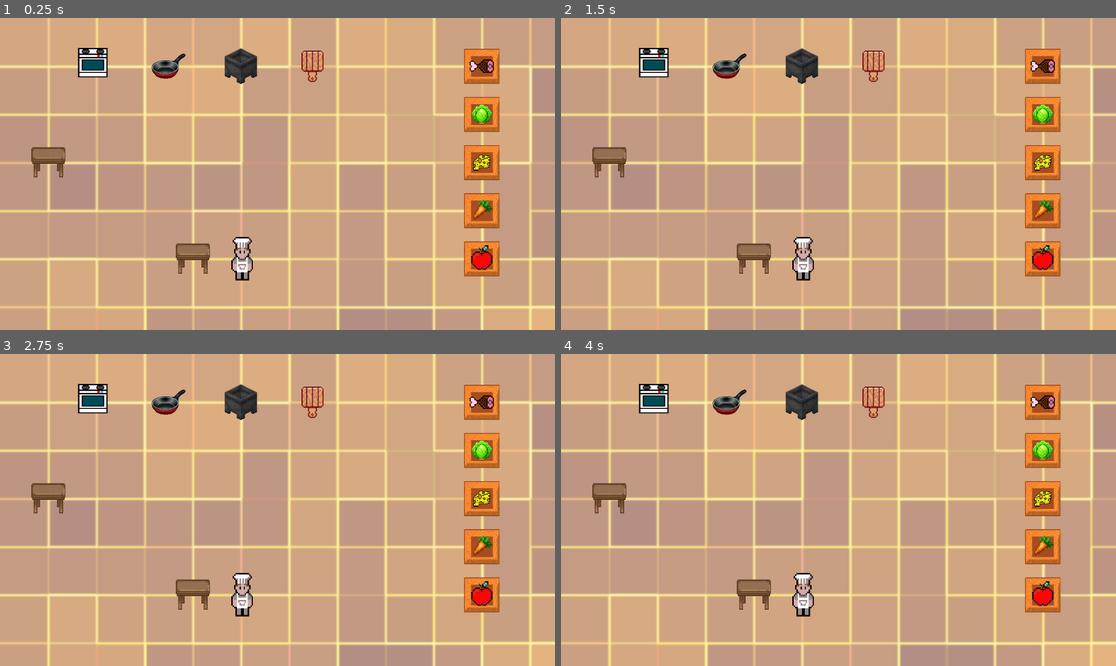
Above: before the commit, frames 1-4 (two rows, left to right).
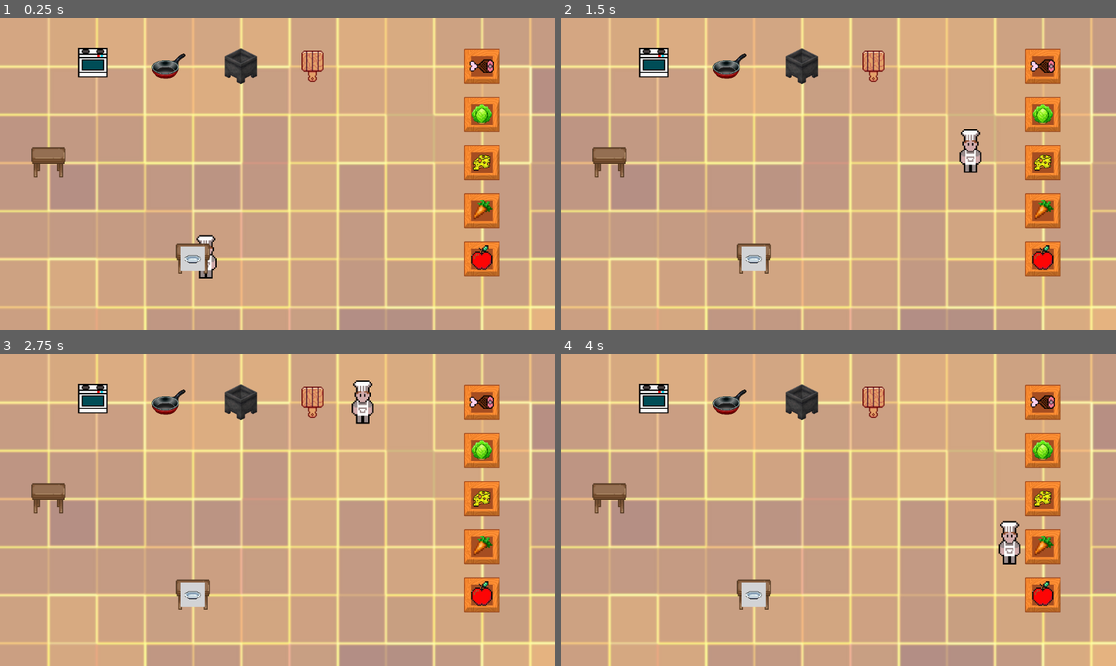
Above: after the commit, the same moments.

Repository: Wakeless-Ry/Overcooked-minimaliste
Game: Godot game, scene res://world.tscn
Two runs of this game, one before a commit and one after it. Both use one fixed random seed, a clock stepped at 60 frames per second and the inputs below.
Inputs:
- Up to frame 1 (0.25 s): no input
- Up to frame 2 (1.5 s): no input
- Up to frame 3 (2.75 s): no input
- Up to frame 4 (4 s): no input

The runs differ from the first frame. In frame 1, 1.0% of the frame differs, in the area x 32-46%, y 69-85%; in frame 2, 1.2%, in the area x 32-76%, y 35-85%; in frame 3, 1.2%; in frame 4, 1.2%.
Error before the commit: Invalid access to property or key 'arbre' on a base object of type 'Dictionary'. (res://cook.gd:40)

Commit message:
The cook cooks the burger in the kitchen

Diff:
--- a/cook.gd
+++ b/cook.gd
@@ -1,6 +1,6 @@
 extends Node2D
 
-@export var speed = 200  # Movement speed in pixels per second
+@export var speed = 5000  # Movement speed in pixels per second
 var instructions = []
 var target_ingr = null
 var state
@@ -9,6 +9,7 @@
 var kitchen
 var inventory
 var recipe
+var recipe_name
 
 func _ready():
 	position = Vector2(500, 500)
@@ -21,33 +22,42 @@
 		return false
 	if !kitchen.has(step[1]):
 		return false
+	if step[1] == "PLATE":
+		return (step.size() > 2 && kitchen[step[1]].has_inventory(step[2])) || (step[0] != "" && kitchen[step[1]].needs_ingredient(recipe_name, step[0]))
 	return true
 
 func get_next_step(arbre: Dictionary, racine):
 	var parcours: Array = [racine]
 	while parcours.size() != 0:
+		parcours = parcours.filter(check_plate)
 		var current = parcours.pop_front()
 		if is_possible(current):
 			return current
 		if arbre.has(current):
 			parcours.append_array(arbre[current])
 
+func check_plate(step):
+	if step[1] == "PLATE" && step[0] != "":
+		return kitchen[step[1]].needs_ingredient(recipe_name, step[0])
+	return true
+
 func give_environment(kitchen_env, inventory_env, recipe_env):
 	kitchen = kitchen_env
 	inventory = inventory_env
-	recipe = recipe_env
-
-	state = get_next_step(recipe.arbre, recipe.racine)[1]
+	recipe = recipe_env.steps
+	recipe_name = recipe_env.name
+	var current = get_next_step(recipe, recipe["OBJECTIVE"])
+	state = current[1]
 
 func get_agent_action(delta):
-	var direction = (state.position - position).normalized()
-	var distance = position.distance_to(state.position)
+	var direction = (kitchen[state].position - position).normalized()
+	var distance = position.distance_to(kitchen[state].position)
 	var step = speed * delta
 
-	if position == state.position:
+	if position == kitchen[state].position:
 		return ["interagir", state]
 
 	if distance > step:
 		return ["deplacement", position + direction * step]
 	else:
-		return ["deplacement", state.position]
+		return ["deplacement", kitchen[state].position]
--- a/enum.gd
+++ b/enum.gd
@@ -2,4 +2,23 @@
 
 enum Ingredient_type {HAM, APPLE, LETTUCE, CHEESE, CARROT}
 
-enum StationType { CRATE, CUTTING_BOARD, STOVE_PAN, STOVE_POT, OVEN, MIXING_STATION, DELIVERY_TABLE }
+const dictIngredient = {
+	"BEEF": Ingredient_type.HAM,
+	"TOMATO": Ingredient_type.APPLE,
+	"LETTUCE": Ingredient_type.LETTUCE,
+	"CHEESE": Ingredient_type.CHEESE,
+	"BREAD": Ingredient_type.CARROT,
+}
+
+enum StationType { CRATE, CUTTING_BOARD, STOVE_PAN, STOVE_POT, OVEN, MIXING_STATION, DELIVERY_TABLE, PLATE }
+
+const dictStation = {
+	"CRATE": StationType.CRATE,
+	"CUTTING_BOARD": StationType.CUTTING_BOARD,
+	"STOVE_PAN": StationType.STOVE_PAN,
+	"STOVE_POT": StationType.STOVE_POT,
+	"OVEN": StationType.OVEN,
+	"MIXING_STATION": StationType.MIXING_STATION,
+	"DELIVERY_TABLE": StationType.DELIVERY_TABLE,
+	"PLATE": StationType.PLATE,
+}
--- /dev/null
+++ b/recettes/BURGER.tres
@@ -0,0 +1,23 @@
+[gd_resource type="Resource" script_class="Recette" load_steps=2 format=3]
+
+[ext_resource type="Script" path="res://recettes/recette.gd" id="1_tegna"]
+
+[resource]
+script = ExtResource("1_tegna")
+name = "BURGER"
+steps = {
+"OBJECTIVE": ["BURGER", "DELIVERY_TABLE"],
+["", "COOKED_BEEF"]: [["BEEF", "STOVE_PAN"]],
+["", "LETTUCE_CUT"]: [["LETTUCE", "CUTTING_BOARD"]],
+["", "PLATE", ["BREAD", "BREAD", "COOKED_BEEF", "TOMATO_CUT", "LETTUCE_CUT", "CHEESE"]]: [["BREAD", "PLATE"], ["COOKED_BEEF", "PLATE"], ["TOMATO_CUT", "PLATE"], ["LETTUCE_CUT", "PLATE"], ["CHEESE", "PLATE"]],
+["", "TOMATO_CUT"]: [["TOMATO", "CUTTING_BOARD"]],
+["BEEF", "STOVE_PAN"]: [["", "CRATE_BEEF"]],
+["BREAD", "PLATE"]: [["", "CRATE_BREAD"]],
+["BURGER", "DELIVERY_TABLE"]: [["", "PLATE", ["BREAD", "BREAD", "COOKED_BEEF", "TOMATO_CUT", "LETTUCE_CUT", "CHEESE"]]],
+["CHEESE", "PLATE"]: [["", "CRATE_CHEESE"]],
+["COOKED_BEEF", "PLATE"]: [["", "COOKED_BEEF"]],
+["LETTUCE", "CUTTING_BOARD"]: [["", "CRATE_LETTUCE"]],
+["LETTUCE_CUT", "PLATE"]: [["", "LETTUCE_CUT"]],
+["TOMATO", "CUTTING_BOARD"]: [["", "CRATE_TOMATO"]],
+["TOMATO_CUT", "PLATE"]: [["", "TOMATO_CUT"]]
+}
--- a/recettes/buger.tres
+++ /dev/null
@@ -1,25 +0,0 @@
-[gd_resource type="Resource" script_class="Recette" load_steps=2 format=3]
-
-[ext_resource type="Script" path="res://recettes/recette.gd" id="1_7kqhl"]
-
-[resource]
-script = ExtResource("1_7kqhl")
-name = "burger"
-ingredients = {
-"beef": 1,
-"bread": 2,
-"lettuce": 1,
-"tomato": 1
-}
-steps = {
-["", "buger_in_plate"]: [["cooked_beef", "table_cook"], ["tomate_cut", "table_cut"], ["lecttuce_cut", "table_cut"], ["chesse", "station_chesse"], ["bread", "station_bread"]],
-["", "station_beef"]: [],
-["", "station_bread"]: [],
-["", "station_chesse"]: [],
-["", "station_lecttuce"]: [],
-["", "station_tomate"]: [],
-["buger_in_plate", "table"]: [["", "buger_in_plate"]],
-["cooked_beef", "table_cook"]: [["", "station_beef"]],
-["cutted_lecttuce", "caisse_couper"]: [["", "station_lecttuce"]],
-["cutted_tomate", "caisse_couper"]: [["", "station_tomate"]]
-}
--- a/recettes/create_recette.gd
+++ b/recettes/create_recette.gd
@@ -1,94 +1,90 @@
 extends Node
 
 func _ready():
-	var recette_name = "soupe"
+	var recette_name_soupe = "soupe"
 
-	var recette_ingredients = {
-		"tomato": 3,
-		"onion": 1,
-		"potato": 2
-	}
-	var recette_steps = {
+	var recette_steps_soupe = {
 		["soupe_in_plate", "table"]: [["", "soupe_in_plate"]],
 
 		["", "soupe_in_plate"]: [
-			["tomato_cut", "table_cut"],
-			["onion_cut", "table_cut"],
-			["potato_cut", "table_cut"]
+			["TOMATO_cut", "stove_pot"],
+			["onion_cut", "stove_pot"],
+			["potato_cut", "stove_pot"]
 		],
 
-		["tomato_cut", "table_cut"]: [["", "station_tomato"]],
-		["onion_cut", "table_cut"]: [["", "station_onion"]],
-		["potato_cut", "table_cut"]: [["", "station_potato"]],
+		["TOMATO_cut", "table_cut"]: [["", "crate_TOMATO"]],
+		["onion_cut", "table_cut"]: [["", "crate_onion"]],
+		["potato_cut", "table_cut"]: [["", "crate_potato"]],
 
-		["", "station_tomato"]: [],
-		["", "station_onion"]: [],
-		["", "station_potato"]: []
+		["", "crate_TOMATO"]: [],
+		["", "crate_onion"]: [],
+		["", "crate_potato"]: []
 	}
 
+	var recette_name_burger = "BURGER"
+
+	var recette_steps_burger = {
+		"OBJECTIVE": ["BURGER", "DELIVERY_TABLE"],
+		["BURGER", "DELIVERY_TABLE"]: [["", "PLATE", ["BREAD", "BREAD", "COOKED_BEEF", "TOMATO_CUT", "LETTUCE_CUT", "CHEESE"]]],
+
+		["", "PLATE", ["BREAD", "BREAD", "COOKED_BEEF", "TOMATO_CUT", "LETTUCE_CUT", "CHEESE"]]: [
+			["BREAD", "PLATE"],
+			["COOKED_BEEF", "PLATE"],
+			["TOMATO_CUT", "PLATE"],
+			["LETTUCE_CUT", "PLATE"],
+			["CHEESE", "PLATE"],
+		],
+
+		["COOKED_BEEF", "PLATE"]: [["", "COOKED_BEEF"]],
+		["", "COOKED_BEEF"]: [["BEEF", "STOVE_PAN"]],
+
+		["TOMATO_CUT", "PLATE"]: [["", "TOMATO_CUT"]],
+		["", "TOMATO_CUT"]: [["TOMATO", "CUTTING_BOARD"]],
+
+		["LETTUCE_CUT", "PLATE"]: [["", "LETTUCE_CUT"]],
+		["", "LETTUCE_CUT"]: [["LETTUCE", "CUTTING_BOARD"]],
+
+		["BEEF", "STOVE_PAN"]: [["", "CRATE_BEEF"]],
+		["TOMATO", "CUTTING_BOARD"]: [["", "CRATE_TOMATO"]],
+		["LETTUCE", "CUTTING_BOARD"]: [["", "CRATE_LETTUCE"]],
+		["CHEESE", "PLATE"]: [["", "CRATE_CHEESE"]],
+		["BREAD", "PLATE"]: [["", "CRATE_BREAD"]],
+	}
+
+	var recette_name_sushi = "sushi"
+
+	var recette_steps_sushi = {
+		["sushi_in_plate", "table"]: [["", "sushi_in_plate"]],
+
+		["", "sushi_in_plate"]: [
+			["cooked_rice", "table_cook"],
+			["fish_cut", "table_cut"],
+			["cucumber_cut", "table_cut"],
+			["nori", "station_nori"]
+		],
+
+		["cooked_rice", "caisse_rice"]: [["", "station_rice"]],
+		["cucumber_cut", "table_cut"]: [["", "station_cucumber"]],
+		["fish_cut", "table_cut"]: [["", "station_fish"]],
+
+		["", "station_rice"]: [],
+		["", "station_nori"]: [],
+		["", "station_fish"]: [],
+		["", "station_cucumber"]: []
+	}
 
 	var recette = Recette.new()
-	recette.name = recette_name
-	recette.ingredients = recette_ingredients
-	recette.steps = recette_steps
-	ResourceSaver.save(recette,"res://recettes/soupe.tres")
-	print("Recette saved!")
+	recette.name = recette_name_soupe
+	recette.steps = recette_steps_soupe
+	ResourceSaver.save(recette,"res://recettes/" + recette_name_soupe + ".tres")
+	print("Recette saved: " + recette_name_soupe)
 
-	#var recette_name = "sushi"
-#
-	#var recette_ingredients = {
-		#"rice": 1,
-		#"fish": 1,
-		#"cucumber": 1,
-		#"nori": 1
-	#}
-#
-	#var recette_steps = {
-		#["sushi_in_plate", "table"]: [["", "sushi_in_plate"]],
-		#
-		#["", "sushi_in_plate"]: [
-			#["cooked_rice", "table_cook"],
-			#["fish_cut", "table_cut"],
-			#["cucumber_cut", "table_cut"],
-			#["nori", "station_nori"]
-		#],
-		#
-		#["cooked_rice", "caisse_rice"]: [["", "station_rice"]],
-		#["cucumber_cut", "table_cut"]: [["", "station_cucumber"]],
-		#["fish_cut", "table_cut"]: [["", "station_fish"]],
-#
-		#["", "station_rice"]: [],
-		#["", "station_nori"]: [],
-		#["", "station_fish"]: [],
-		#["", "station_cucumber"]: []
-	#}
+	recette.name = recette_name_burger
+	recette.steps = recette_steps_burger
+	ResourceSaver.save(recette,"res://recettes/" + recette_name_burger + ".tres")
+	print("Recette saved: " + recette_name_burger)
 
-	#var recette_name = "burger"
-	#
-	#var recette_ingredients = {
-		#"beef": 1,
-		#"bread": 2,
-		#"lettuce": 1,
-		#"tomato": 1
-	#}
-	#var recette_steps = {
-		#["buger_in_plate", "table"]: [["", "buger_in_plate"]],
-		#
-		#["", "buger_in_plate"]: [
-			#["cooked_beef", "table_cook"],
-			#["tomate_cut", "table_cut"],
-			#["lecttuce_cut", "table_cut"],
-			#["chesse", "station_chesse"],
-			#["bread", "station_bread"]
-		#],
-		#
-		#["cooked_beef", "table_cook"]: [["", "station_beef"]],
-		#["cutted_lecttuce", "caisse_couper"]: [["", "station_lecttuce"]],
-		#["cutted_tomate", "caisse_couper"]: [["", "station_tomate"]],
-		#
-		#["", "station_beef"]: [],
-		#["", "station_bread"]: [],
-		#["", "station_chesse"]: [],
-		#["", "station_lecttuce"]: [],
-		#["", "station_tomate"]: []
-	#}
+	recette.name = recette_name_sushi
+	recette.steps = recette_steps_sushi
+	ResourceSaver.save(recette,"res://recettes/" + recette_name_sushi + ".tres")
+	print("Recette saved: " + recette_name_sushi)
--- a/recettes/recette.gd
+++ b/recettes/recette.gd
@@ -5,13 +5,9 @@
 #name of the plat
 @export var name: String = ""
 
-#list of the ingredients
-@export var ingredients: Dictionary = {}
-
 #list of the steps to make the plate
 @export var steps: Dictionary = {}
 
-func _init(_name: String = "", _ingredients: Dictionary = {}, _steps: Dictionary = {}):
+func _init(_name: String = "", _steps: Dictionary = {}):
 	name = _name
-	ingredients = _ingredients
 	steps = _steps
--- a/recettes/soupe.tres
+++ b/recettes/soupe.tres
@@ -1,22 +1,17 @@
-[gd_resource type="Resource" script_class="Recette" load_steps=2 format=3]
+[gd_resource type="Resource" script_class="Recette" load_steps=2 format=3 uid="uid://bsyfk5b7x4cxl"]
 
-[ext_resource type="Script" path="res://recettes/recette.gd" id="1_wvrrj"]
+[ext_resource type="Script" uid="uid://cqharq5jc6d8e" path="res://recettes/recette.gd" id="1_wvrrj"]
 
 [resource]
 script = ExtResource("1_wvrrj")
 name = "soupe"
-ingredients = {
-"onion": 1,
-"potato": 2,
-"tomato": 3
+steps = {
+["", "crate_TOMATO"]: [],
+["", "crate_onion"]: [],
+["", "crate_potato"]: [],
+["", "soupe_in_plate"]: [["TOMATO_cut", "stove_pot"], ["onion_cut", "stove_pot"], ["potato_cut", "stove_pot"]],
+["TOMATO_cut", "table_cut"]: [["", "crate_TOMATO"]],
+["onion_cut", "table_cut"]: [["", "crate_onion"]],
+["potato_cut", "table_cut"]: [["", "crate_potato"]],
+["soupe_in_plate", "table"]: [["", "soupe_in_plate"]]
 }
-steps = {
-["", "soupe_in_plate"]: [["tomato_cut", "table_cut"], ["onion_cut", "table_cut"], ["potato_cut", "table_cut"]],
-["", "station_onion"]: [],
-["", "station_potato"]: [],
-["", "station_tomato"]: [],
-["onion_cut", "table_cut"]: [["", "station_onion"]],
-["potato_cut", "table_cut"]: [["", "station_potato"]],
-["soupe_in_plate", "table"]: [["", "soupe_in_plate"]],
-["tomato_cut", "table_cut"]: [["", "station_tomato"]]
-}
--- a/recettes/sushi.tres
+++ b/recettes/sushi.tres
@@ -1,16 +1,10 @@
-[gd_resource type="Resource" script_class="Recette" load_steps=2 format=3 uid="uid://sh41p6ioqe3k"]
+[gd_resource type="Resource" script_class="Recette" load_steps=2 format=3]
 
-[ext_resource type="Script" uid="uid://cqharq5jc6d8e" path="res://recettes/recette.gd" id="1_0pq3w"]
+[ext_resource type="Script" path="res://recettes/recette.gd" id="1_0pq3w"]
 
 [resource]
 script = ExtResource("1_0pq3w")
 name = "sushi"
-ingredients = {
-"cucumber": 1,
-"fish": 1,
-"nori": 1,
-"rice": 1
-}
 steps = {
 ["", "station_cucumber"]: [],
 ["", "station_fish"]: [],
--- a/station.gd
+++ b/station.gd
@@ -10,6 +10,12 @@
 # Liste de textures (visuel de la station)
 @export var textures: Array[Texture2D] = []
 var texture = null
+var content = null
+var inventory = []
+
+var ingrDict = {
+	"BURGER" : ["BREAD", "COOKED_BEEF", "LETTUCE_CUT", "CHEESE", "TOMATO_CUT"]
+}
 
 func _ready():
 	#il faut set un sprite dépendant du type de station, et si c'est une caisse, d'une caisse de ressource
@@ -29,7 +35,7 @@
 		Enum.StationType.CRATE:
 			adjust_size(75, textures[3])
 			var ingredient = ingredient_scene.instantiate()
-			ingredient.adjust_size(50, ingredient_type)
+			ingredient.adjust_size(50, Enum.dictIngredient[ingredient_type])
 			add_child(ingredient)
 		Enum.StationType.CUTTING_BOARD:
 			adjust_size(75, textures[2])
@@ -43,5 +49,68 @@
 			adjust_size(75, textures[4])
 		Enum.StationType.DELIVERY_TABLE:
 			adjust_size(75, textures[4])
+		Enum.StationType.PLATE:
+			adjust_size(50, textures[6])
 		_:
 			pass
+
+func interact(item):
+	print("=====================================")
+	match station_type:
+		Enum.StationType.CRATE:
+			if item == "":
+				return content
+		Enum.StationType.CUTTING_BOARD:
+			match item:
+				"LETTUCE":
+					return "LETTUCE_CUT"
+				"TOMATO":
+					return "TOMATO_CUT"
+		Enum.StationType.STOVE_PAN:
+			match item:
+				"BEEF":
+					return "COOKED_BEEF"
+		Enum.StationType.STOVE_POT:
+			pass
+		Enum.StationType.OVEN:
+			pass
+		Enum.StationType.MIXING_STATION:
+			pass
+		Enum.StationType.DELIVERY_TABLE:
+			pass
+		Enum.StationType.PLATE:
+			inventory.append(item)
+			return plate_recipe()
+		_:
+			pass
+	return ""
+
+func plate_recipe():
+	if lists_have_same_items_with_counts(inventory, ["BREAD", "COOKED_BEEF", "LETTUCE_CUT", "CHEESE", "TOMATO_CUT"]):
+		inventory = []
+		return "BURGER"
+	return ""
+
+func has_inventory(other):
+	return lists_have_same_items_with_counts(inventory, other)
+
+func needs_ingredient(recipe_name, ingr):
+	return !inventory.has(ingr) && ingrDict[recipe_name].has(ingr)
+
+func lists_have_same_items_with_counts(list1, list2) -> bool:
+	if list1.size() != list2.size():
+		return false
+
+	var counts1 = {}
+	var counts2 = {}
+
+	# Count items in list1
+	for item in list1:
+		counts1[item] = counts1.get(item, 0) + 1
+
+	# Count items in list2
+	for item in list2:
+		counts2[item] = counts2.get(item, 0) + 1
+
+	# Compare counts dictionaries
+	return counts1 == counts2
--- a/station.tscn
+++ b/station.tscn
@@ -7,9 +7,10 @@
 [ext_resource type="Texture2D" uid="uid://5gy7ne4ywx4v" path="res://sprite/crate.png" id="5_bmuap"]
 [ext_resource type="Texture2D" uid="uid://kof5gsm70t37" path="res://sprite/table.png" id="6_7imi8"]
 [ext_resource type="Texture2D" uid="uid://xjhetb6frjep" path="res://sprite/pfanne-coloured.png" id="7_yr24d"]
+[ext_resource type="Texture2D" uid="uid://cdrqhxn1yey5m" path="res://sprite/plate.jpg" id="8_qalsi"]
 
 [node name="Station" type="Node2D"]
 script = ExtResource("1_lu35c")
-textures = Array[Texture2D]([ExtResource("2_72kuv"), ExtResource("3_qalsi"), ExtResource("4_87b1w"), ExtResource("5_bmuap"), ExtResource("6_7imi8"), ExtResource("7_yr24d")])
+textures = Array[Texture2D]([ExtResource("2_72kuv"), ExtResource("3_qalsi"), ExtResource("4_87b1w"), ExtResource("5_bmuap"), ExtResource("6_7imi8"), ExtResource("7_yr24d"), ExtResource("8_qalsi")])
 
 [node name="Sprite2D" type="Sprite2D" parent="."]
--- /dev/null
+++ b/table.tscn
@@ -0,0 +1,10 @@
+[gd_scene load_steps=3 format=3 uid="uid://c8p8lwnje7ids"]
+
+[ext_resource type="Script" path="res://table.gd" id="1_jd0nb"]
+[ext_resource type="Texture2D" uid="uid://kof5gsm70t37" path="res://sprite/table.png" id="2_v5i0k"]
+
+[node name="Table" type="Node2D"]
+script = ExtResource("1_jd0nb")
+
+[node name="Sprite2D" type="Sprite2D" parent="."]
+texture = ExtResource("2_v5i0k")
--- a/world.gd
+++ b/world.gd
@@ -9,19 +9,7 @@
 
 var kitchen = {}
 var cook_inventory = ""
-var recipe = {
-	["PLATE_BURGER", "TABLE"]: [["", "PLATE_BURGER"]],
-	["", "PLATE_BURGER"]: [["COOKED_BEEF", "ASSIETTE"], ["CUT_TOMATO", "ASSIETTE"], ["CUT_LETTUCE", "ASSIETTE"], ["CHEESE", "ASSIETTE"], ["BREAD", "ASSIETTE"]],
-	["COOKED_BEEF", "ASSIETTE"]: [["BEEF", "CRATE_CASSEROLE"]],
-	["CUT_LETTUCE", "ASSIETTE"]: [["LETTUCE", "CUTTING_BOARD"]],
-	["CUT_TOMATO", "ASSIETTE"]: [["TOMATO", "CUTTING_BOARD"]],
-	["CHEESE", "ASSIETTE"]: [["", "CRATE_CHEESE"]],
-	["BREAD", "ASSIETTE"]: [["", "CRATE_BREAD"]],
-	["BEEF", "CRATE_CASSEROLE"]: [["", "CRATE_BEEF"]],
-	["LETTUCE", "CUTTING_BOARD"]: [["", "CRATE_LETTUCE"]],
-	["TOMATO", "CUTTING_BOARD"]: [["", "CRATE_TOMATO"]]
-}
-
+var recipe = load("res://recettes/BURGER.tres")
 
 func _process(delta):
 	cook.give_environment(kitchen, cook_inventory, recipe)
@@ -29,7 +17,7 @@
 	if action[0] == "deplacement":
 		cook.position = action[1]
 	else:
-		cook_inventory = action[1].interact(cook_inventory)
+		cook_inventory = kitchen[action[1]].interact(cook_inventory)
 	pass
 
 #todo affichage
@@ -61,12 +49,13 @@
 	spawn_station("OVEN", Vector2(200, 100))
 	spawn_station("STOVE_PAN", Vector2(350, 100))
 	spawn_station("STOVE_POT", Vector2(500, 100))
+	spawn_station("PLATE", Vector2(400, 500))
 
-	spawn_station("CRATE", Vector2(1000, 100), Enum.Ingredient_type.HAM)
-	spawn_station("CRATE", Vector2(1000, 500), Enum.Ingredient_type.APPLE)
-	spawn_station("CRATE", Vector2(1000, 200), Enum.Ingredient_type.LETTUCE)
-	spawn_station("CRATE", Vector2(1000, 300), Enum.Ingredient_type.CHEESE)
-	spawn_station("CRATE", Vector2(1000, 400), Enum.Ingredient_type.CARROT)
+	spawn_station("CRATE", Vector2(1000, 100), "BEEF")
+	spawn_station("CRATE", Vector2(1000, 500), "TOMATO")
+	spawn_station("CRATE", Vector2(1000, 200), "LETTUCE")
+	spawn_station("CRATE", Vector2(1000, 300), "CHEESE")
+	spawn_station("CRATE", Vector2(1000, 400), "BREAD")
 
 	kitchen["COOK"] = cook
 
@@ -74,7 +63,10 @@
 	var station = station_scene.instantiate()
 	add_child(station)
 	station.position = pos
-	kitchen[station_type] = station
+	var station_key = station_type
+	if secondary != null:
+		station_key += "_" + secondary
+	kitchen[station_key] = station
 
 	match station_type:
 		"DELIVERY_TABLE":
@@ -89,7 +81,10 @@
 			station.station_type = Enum.StationType.STOVE_POT
 		"CRATE":
 			station.station_type = Enum.StationType.CRATE
+			station.content = secondary
 		"CUTTING_BOARD":
 			station.station_type = Enum.StationType.CUTTING_BOARD
+		"PLATE":
+			station.station_type = Enum.StationType.PLATE
 
 	station.update_sprite(secondary)
Binary file added: sprite/plate.jpg
Not shown, added: sprite/plate.jpg.import
Not shown: 1 places in station.tscn that only renumber resources
